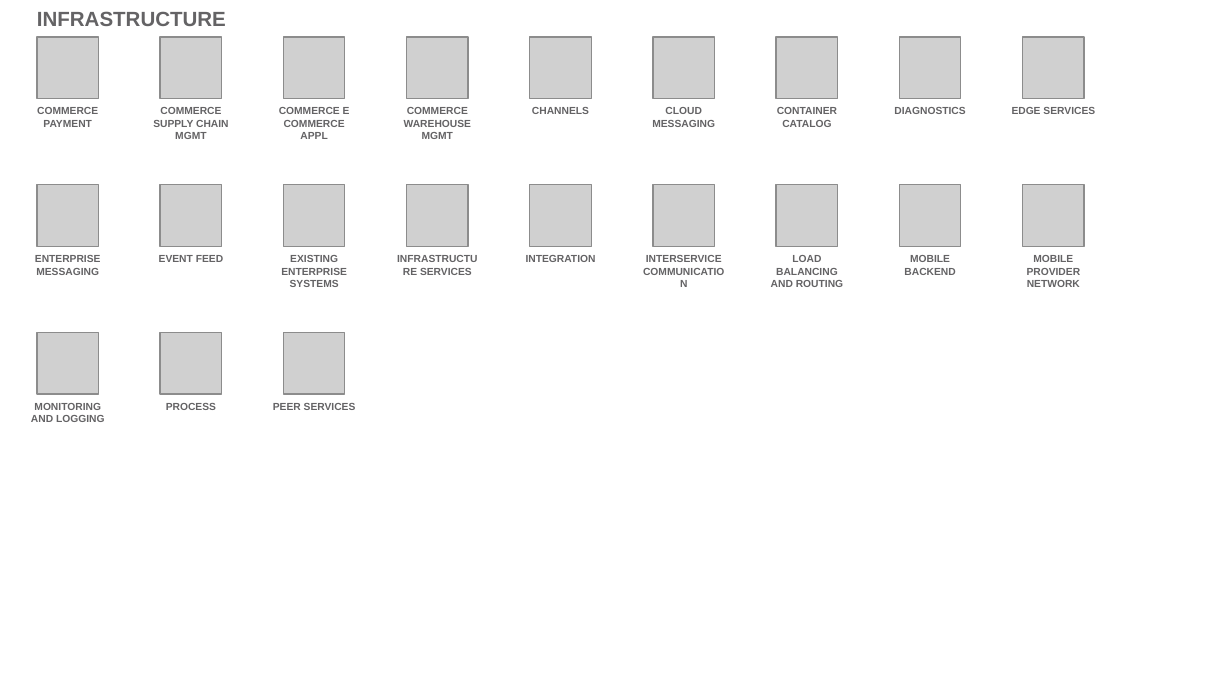
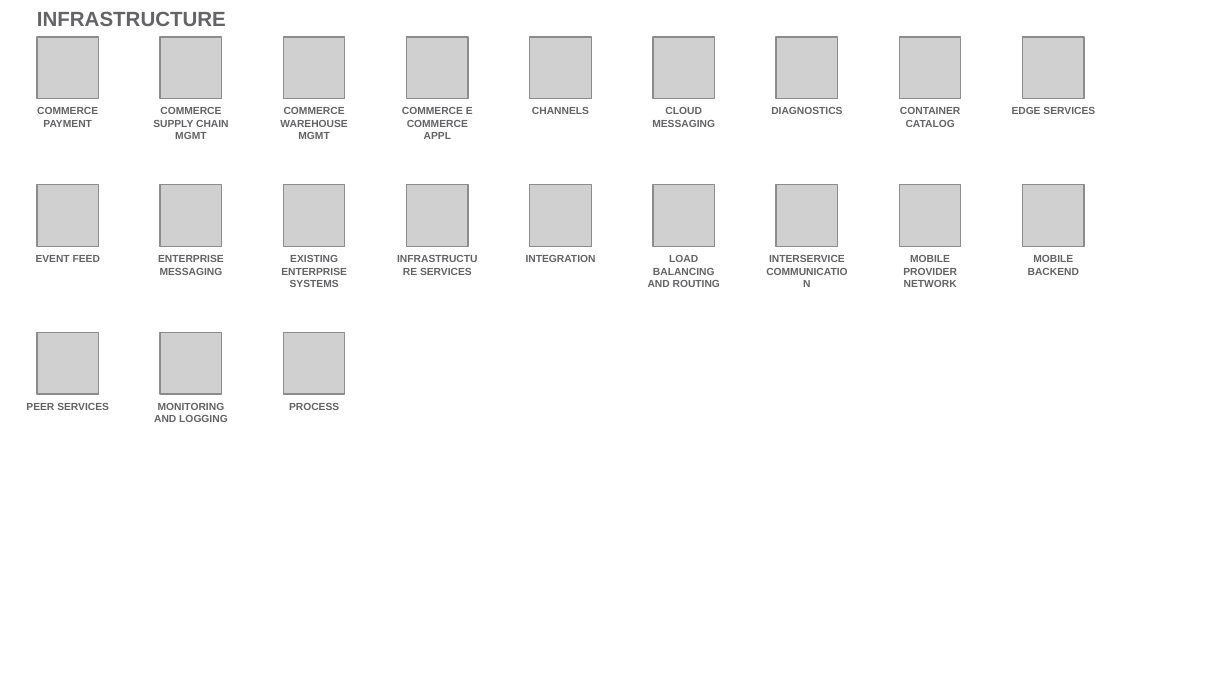
Before and after one commit to l2fprod/myarchitecture, a slide deck: slide 18 of mycatalog-architecture-diagram-template.pptx. Drawn at 1232x693 pixels with LibreOffice and Linux fonts; fonts in the diff are those of the drawing; grey boxes stand for pictures. Boxes give left, top, right and bottom in pixels: in the first picture for what was removed or moved away, otherwise in the second. Text is boxed around its words. In the diff, an @@ line names an element or a change of style, - is before the commit and + after.

```diff
--- a/mycatalog-architecture-diagram-template.pptx
+++ b/mycatalog-architecture-diagram-template.pptx
@@ 4 texts: place and size @@
-4 texts at (159,107,965,287)
+4 texts at (36,107,842,287)
@@ text at (903,255,957,287): text changed @@
-MOBILE BACKEND
+MOBILE PROVIDER NETWORK
@@ text at (1028,255,1079,275): text changed @@
-MOBILE PROVIDER NETWORK
+MOBILE BACKEND
@@ text "PEER SERVICES": place and size @@
-text "PEER SERVICES" at (273,403,356,410)
+text "PEER SERVICES" at (26,403,109,410)
@@ 6 texts: place and size @@
-6 texts at (31,107,837,422)
+6 texts at (154,107,960,422)
```
Also in this commit, not shown: 13 other slides changed, 1 slide added, 1 slide removed.
